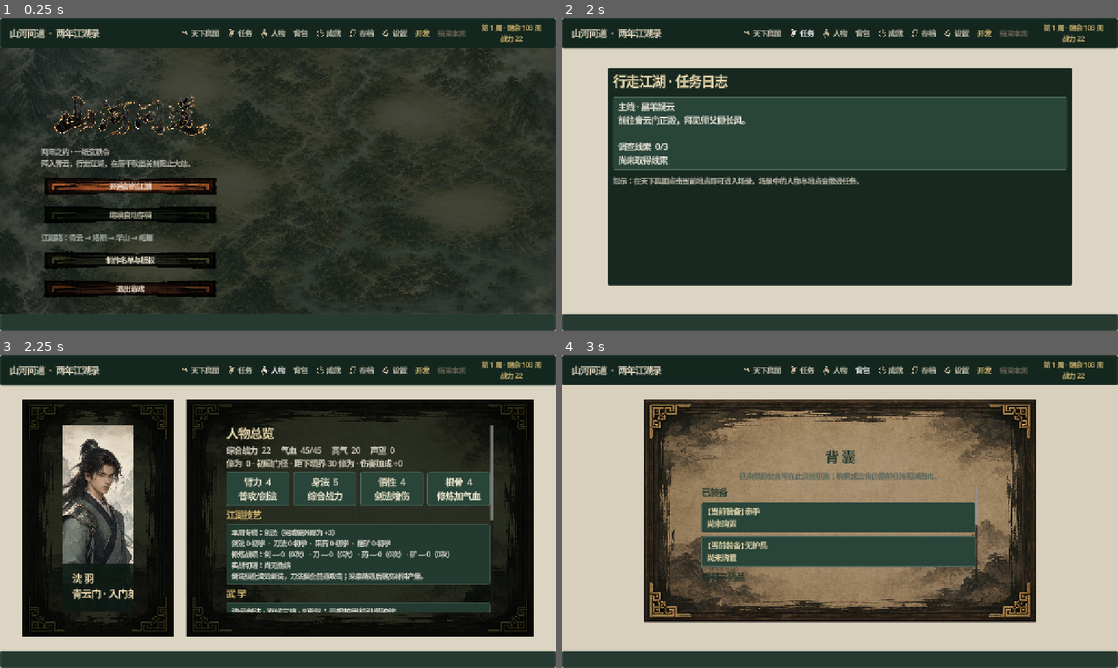
Above: before the commit, frames 1-4 (two rows, left to right).
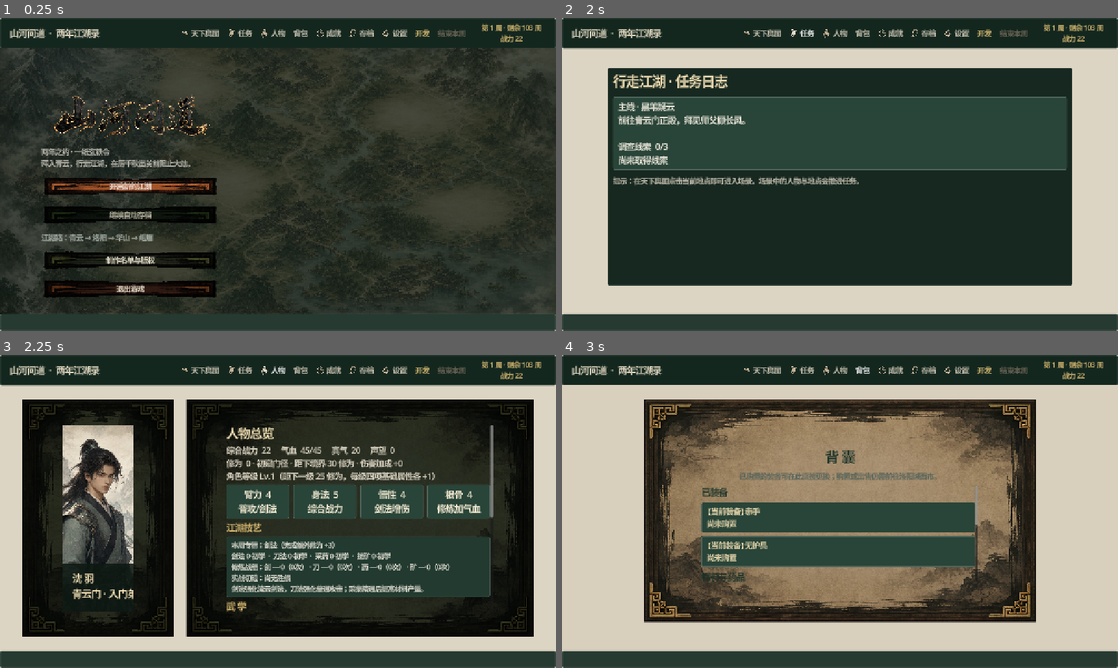
Above: after the commit, the same moments.

Repository: zijiangao/shanhe-wendao
Game: Godot game, scene res://scenes/main.tscn
The game is run twice, just before and just after one commit, with the same random seed, the same clock (stepped at 60 frames per second) and the same inputs.
Inputs:
- Up to frame 1 (0.25 s): no input
- Up to frame 2 (2 s): click "天下舆图" at 0.5 s; click "任务" at 1.25 s
- Up to frame 3 (2.25 s): click "人物" at 2 s
- Up to frame 4 (3 s): click "背包" at 2.75 s

Frames 1-2 are identical in both runs. In frame 3, 8.3% of the frame differs, in the area x 40-89%, y 37-83%; in frame 4, nothing differs.

Commit message:
Add an independent character-level system (0.93.0)
New level system separate from the existing 境界 cultivation rank (which
only grants an abstract combat bonus) -- every 25 xp gained (training,
sparring, chapter rewards) now also levels up the character, granting a
permanent +1 to all four base attributes. GrowthRules.grant_xp() is the
new single choke point for every xp gain; replaces the scattered direct
xp mutations across game_state.gd, growth_rules.gd, and reward_rules.gd.

Saves from before this feature existed are never retroactively back-paid
for xp they already accumulated -- they start tracking new levels from
wherever they already are.

Co-Authored-By: Claude Sonnet 5 <noreply@anthropic.com>

Diff:
--- a/godot/autoload/game_state.gd
+++ b/godot/autoload/game_state.gd
@@ -37,6 +37,7 @@
 		"silver": 10000,
 		"renown": 0,
 		"xp": 0,
+		"character_level": 1,
 		"strength": 4,
 		"agility": 5,
 		"insight": 4,
@@ -195,7 +196,7 @@
 		outcome.herbs = int(outcome.get("herbs", 0)) + gathering_bonus
 	if discipline == "mining":
 		outcome.ore = int(outcome.get("ore", 0)) + gathering_bonus
-	data.xp += int(outcome.xp)
+	var levels_gained := GROWTH_RULES.grant_xp(data, int(outcome.xp))
 	data.silver += int(outcome.silver)
 	data.materials.herbs = int(data.materials.herbs) + int(outcome.get("herbs", 0))
 	data.materials.ore = int(data.materials.ore) + int(outcome.get("ore", 0))
@@ -203,7 +204,7 @@
 		var discovery := HERBARIUM_RULES.record(data, str(outcome.grade), event_roll if event_roll >= 0 else randi_range(0, 99))
 		if not discovery.is_empty():
 			outcome.herb_discovery = discovery
-			data.xp += int(discovery.get("xp", 0))
+			levels_gained += GROWTH_RULES.grant_xp(data, int(discovery.get("xp", 0)))
 	if discipline == "mining":
 		var discovery := MINERALOGY_RULES.record(data, str(outcome.grade), event_roll if event_roll >= 0 else randi_range(0, 99))
 		if not discovery.is_empty():
@@ -222,6 +223,9 @@
 	add_log("专项修炼完成：%s级，%s。" % [str(outcome.grade), TRAINING_RULES.reward_text(outcome)])
 	if bool(outcome.rank_up):
 		add_log("%s技艺突破至%s。" % [str(TRAINING_RULES.DISCIPLINES[discipline].title).split(" · ")[0], str(outcome.specialty_rank)])
+	outcome.character_levels_gained = levels_gained
+	if levels_gained > 0:
+		add_log("角色等级提升至 %d 级，基础属性各 +%d。" % [GROWTH_RULES.character_level(int(data.xp)), levels_gained])
 	return outcome
 
 ## 炼药坊/锻造坊 crafting spends the week's one action too, same as every
@@ -371,14 +375,14 @@
 	if victory:
 		data.battle_retry = {}
 		var base_reward := REWARD_RULES.base_for(battle_id)
-		data.xp += int(base_reward.xp)
+		GROWTH_RULES.grant_xp(data, int(base_reward.xp))
 		data.renown += int(base_reward.renown)
 		data.silver += int(base_reward.silver)
 		data.pending_reward = {"battle_id": battle_id, "turns": battle_turns}
 		if battle_id == "qingyun_spar":
 			var spar_result := SPARRING_RULES.record_victory(data.get("sparring_record", {}), battle_turns)
 			data.sparring_record = spar_result.record
-			data.xp += int(spar_result.bonus_xp)
+			GROWTH_RULES.grant_xp(data, int(spar_result.bonus_xp))
 			var skill_gain := SPARRING_RULES.skill_gain_for_grade(str(spar_result.grade))
 			data[spar_discipline] = int(data.get(spar_discipline, 0)) + skill_gain
 			data.pending_reward.grade = spar_result.grade
@@ -524,6 +528,12 @@
 		data.herbarium = {}
 	if typeof(data.get("mineralogy", {})) != TYPE_DICTIONARY:
 		data.mineralogy = {}
+	# Saves from before the character-level system (0.93.0) start tracking
+	# from whatever level their existing xp already implies, not from 1 --
+	# otherwise they'd suddenly get back-paid a pile of free attribute
+	# points the next time they gain any xp. See GrowthRules.grant_xp().
+	if not data.has("character_level"):
+		data.character_level = GROWTH_RULES.character_level(int(data.get("xp", 0)))
 	data.training_records = TRAINING_RULES.normalize_records(data.get("training_records", {}))
 	data.sparring_record = SPARRING_RULES.normalize_record(data.get("sparring_record", {}))
 	if typeof(data.consumables) != TYPE_DICTIONARY:
--- a/godot/main.gd
+++ b/godot/main.gd
@@ -1730,7 +1730,7 @@
 	title.add_theme_color_override("font_color", Color("#f2dfb3"))
 	panel.add_child(title)
 	var version := Label.new()
-	version.text = "《山河问道》 · Windows 0.92.0 · Godot 4.7.1"
+	version.text = "《山河问道》 · Windows 0.93.0 · Godot 4.7.1"
 	version.horizontal_alignment = HORIZONTAL_ALIGNMENT_CENTER
 	version.add_theme_color_override("font_color", Color("#c9c7bc"))
 	panel.add_child(version)
@@ -1964,7 +1964,7 @@
 	var summary := Label.new()
 	var next_rank := GROWTH_RULES.next_rank_xp(int(GameState.data.xp))
 	var rank_progress := "已达最高境界" if next_rank < 0 else "距下境界 %d 修为" % (next_rank - int(GameState.data.xp))
-	summary.text = "综合战力  %d     气血  %d/%d     真气  %d     声望  %d\n修为  %d · %s · %s · 伤害加成 +%d" % [GameState.power(), GameState.data.hp, GameState.data.max_hp, GameState.data.qi, GameState.data.renown, GameState.data.xp, GROWTH_RULES.rank_name(int(GameState.data.xp)), rank_progress, GROWTH_RULES.combat_bonus(int(GameState.data.xp))]
+	summary.text = "综合战力  %d     气血  %d/%d     真气  %d     声望  %d\n修为  %d · %s · %s · 伤害加成 +%d\n角色等级 Lv.%d（距下一级 %d 修为，每级四项基础属性各 +1）" % [GameState.power(), GameState.data.hp, GameState.data.max_hp, GameState.data.qi, GameState.data.renown, GameState.data.xp, GROWTH_RULES.rank_name(int(GameState.data.xp)), rank_progress, GROWTH_RULES.combat_bonus(int(GameState.data.xp)), GROWTH_RULES.character_level(int(GameState.data.xp)), GROWTH_RULES.LEVEL_XP_STEP - GROWTH_RULES.xp_into_level(int(GameState.data.xp))]
 	summary.add_theme_font_size_override("font_size", 18)
 	summary.add_theme_color_override("font_color", Color("#e9e1cf"))
 	info.add_child(summary)
--- a/godot/scripts/progression/growth_rules.gd
+++ b/godot/scripts/progression/growth_rules.gd
@@ -40,5 +40,49 @@
 			state.max_hp = int(state.max_hp) + 3
 			state.hp = mini(int(state.max_hp), int(state.hp) + 3)
 		_: return false
-	state.xp = int(state.xp) + 12
+	grant_xp(state, 12)
 	return true
+
+## Character level (0.93.0) is a separate, independent progression track
+## from the 境界 rank above (which only ever gives an abstract combat_bonus)
+## -- it shares the same 修为/xp resource, so every xp gain (training,
+## sparring, chapter rewards) feeds it automatically, but leveling up grants
+## a real, permanent +1 to all four base attributes instead of a rank name.
+## No cap: attribute growth from other sources (pills, training) is already
+## uncapped, so capping the level would be an inconsistent restriction.
+const LEVEL_XP_STEP := 25
+
+static func character_level(xp: int) -> int:
+	return 1 + maxi(0, int(xp)) / LEVEL_XP_STEP
+
+static func xp_into_level(xp: int) -> int:
+	return maxi(0, int(xp)) % LEVEL_XP_STEP
+
+## Adds xp to state and applies any character-level-ups this gain crosses,
+## each one granting +1 strength/agility/insight/constitution (and the same
+## +3 max/current hp constitution always grants elsewhere). Returns how many
+## levels were gained (0 if the gain wasn't enough to cross a level).
+##
+## state.character_level tracks how many levels have already been PAID OUT
+## in attributes, separate from character_level(xp) (a pure display function
+## of total xp). This matters for saves from before this feature existed:
+## defaulting a missing field to the level the NEW xp total already implies
+## (not to 1) means an old save with a lot of already-accumulated xp is never
+## retroactively back-paid a pile of free attribute points the first time it
+## gains xp after this patch -- it simply starts tracking from here forward.
+static func grant_xp(state: Dictionary, amount: int) -> int:
+	if amount <= 0:
+		return 0
+	state.xp = int(state.get("xp", 0)) + amount
+	var target := character_level(int(state.xp))
+	var current := int(state.get("character_level", target))
+	var gained := target - current
+	if gained > 0:
+		state.strength = int(state.get("strength", 0)) + gained
+		state.agility = int(state.get("agility", 0)) + gained
+		state.insight = int(state.get("insight", 0)) + gained
+		state.constitution = int(state.get("constitution", 0)) + gained
+		state.max_hp = int(state.get("max_hp", 0)) + gained * 3
+		state.hp = mini(int(state.max_hp), int(state.get("hp", 0)) + gained * 3)
+	state.character_level = target
+	return gained
--- a/godot/scripts/progression/reward_rules.gd
+++ b/godot/scripts/progression/reward_rules.gd
@@ -1,5 +1,7 @@
 class_name RewardRules
 extends RefCounted
+
+const GROWTH_RULES := preload("res://scripts/progression/growth_rules.gd")
 
 const BASE_REWARDS := {
 	"qingyun_spar": {"title": "同 门 切 磋", "story": "晨光落在演武场上。胜负点到即止，你与同门互相指出了招式中的破绽。", "xp": 4, "silver": 2, "renown": 0, "item": "无", "next_screen": "location"},
@@ -48,7 +50,7 @@
 	if choice.is_empty():
 		return false
 	var effects: Dictionary = choice.get("effects", {})
-	state.xp = int(state.get("xp", 0)) + int(effects.get("xp", 0))
+	GROWTH_RULES.grant_xp(state, int(effects.get("xp", 0)))
 	state.silver = int(state.get("silver", 0)) + int(effects.get("silver", 0))
 	state.renown = int(state.get("renown", 0)) + int(effects.get("renown", 0))
 	if bool(effects.get("restore_qi", false)):
--- a/godot/tests/test_growth_rules.gd
+++ b/godot/tests/test_growth_rules.gd
@@ -11,5 +11,31 @@
 	assert(int(state.constitution) == 5 and int(state.max_hp) == 48 and int(state.hp) == 43 and int(state.xp) == 12, "Constitution training should grant the complete previewed reward.")
 	var unchanged := state.duplicate(true)
 	assert(not RULES.apply_training(state, "invalid") and state == unchanged, "Invalid training choices must not mutate progression state.")
+
+	# Character level (0.93.0): a separate, independent progression track
+	# from 境界 above -- crossing LEVEL_XP_STEP xp grants +1 to all four
+	# base attributes, not just an abstract combat bonus.
+	assert(RULES.character_level(0) == 1 and RULES.character_level(RULES.LEVEL_XP_STEP - 1) == 1, "A fresh character should stay at level 1 until a full step of xp accumulates.")
+	assert(RULES.character_level(RULES.LEVEL_XP_STEP) == 2, "Exactly one xp step should reach level 2.")
+
+	var fresh := {"xp": 0, "character_level": 1, "strength": 4, "agility": 5, "insight": 4, "constitution": 4, "max_hp": 45, "hp": 45}
+	assert(RULES.grant_xp(fresh, RULES.LEVEL_XP_STEP - 1) == 0, "A gain that doesn't cross the xp step should grant no level.")
+	assert(int(fresh.strength) == 4 and int(fresh.agility) == 5, "No level-up means no attribute change.")
+	assert(RULES.grant_xp(fresh, 1) == 1, "The xp that finally crosses the step should grant exactly one level.")
+	assert(int(fresh.strength) == 5 and int(fresh.agility) == 6 and int(fresh.insight) == 5 and int(fresh.constitution) == 5, "Leveling up should grant +1 to all four base attributes at once.")
+	assert(int(fresh.max_hp) == 48 and int(fresh.hp) == 48, "Leveling up should also grant constitution's usual +3 max/current hp.")
+	assert(int(fresh.character_level) == 2, "The tracked level should advance to match.")
+
+	var big_jump := {"xp": 0, "character_level": 1, "strength": 4, "agility": 5, "insight": 4, "constitution": 4, "max_hp": 45, "hp": 45}
+	assert(RULES.grant_xp(big_jump, RULES.LEVEL_XP_STEP * 3) == 3, "A single large xp gain should grant every level it crosses in one call, not just one.")
+	assert(int(big_jump.strength) == 7, "Three levels at once should grant +3, not +1.")
+
+	# Saves from before this feature existed must never be retroactively
+	# back-paid a pile of free attribute points for xp they already earned
+	# under the old model -- they start tracking from here forward only.
+	var legacy_save := {"xp": RULES.LEVEL_XP_STEP * 5, "strength": 4, "agility": 5, "insight": 4, "constitution": 4, "max_hp": 45, "hp": 45}
+	assert(RULES.grant_xp(legacy_save, 1) == 0, "A save with no character_level field must not be back-paid for xp already accumulated before this feature existed.")
+	assert(int(legacy_save.strength) == 4, "No retroactive attribute grant should occur on a legacy save's first xp gain.")
+
 	print("Growth rules tests passed.")
 	quit()
Not shown, changed: godot/export_presets.cfg
Not shown, changed: godot/BUILDING.md
Not shown, changed: godot/STORE_PAGE_DRAFT.md
